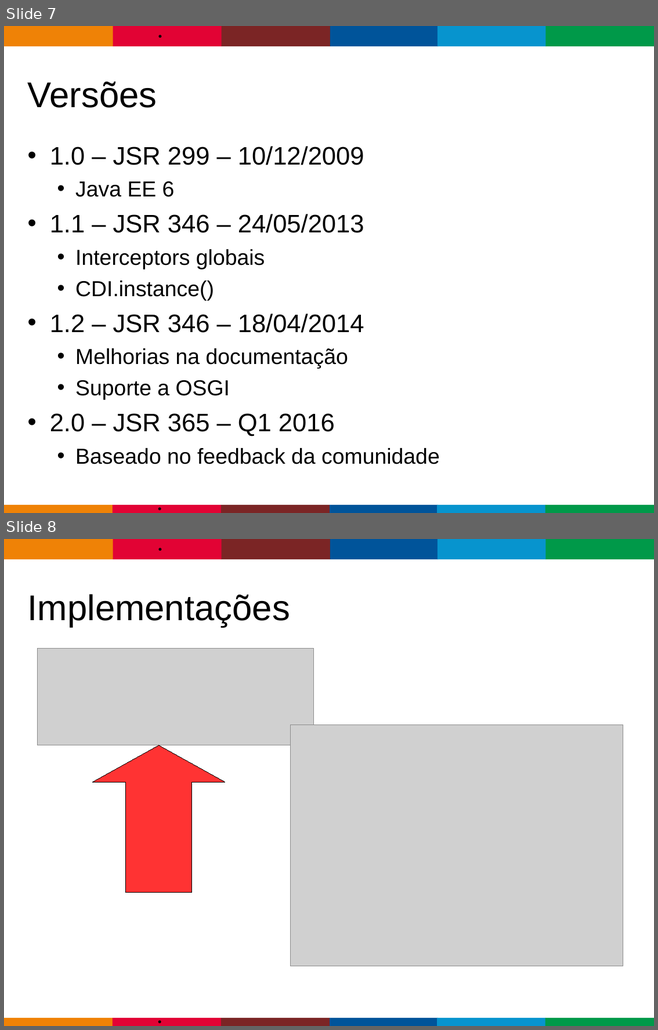
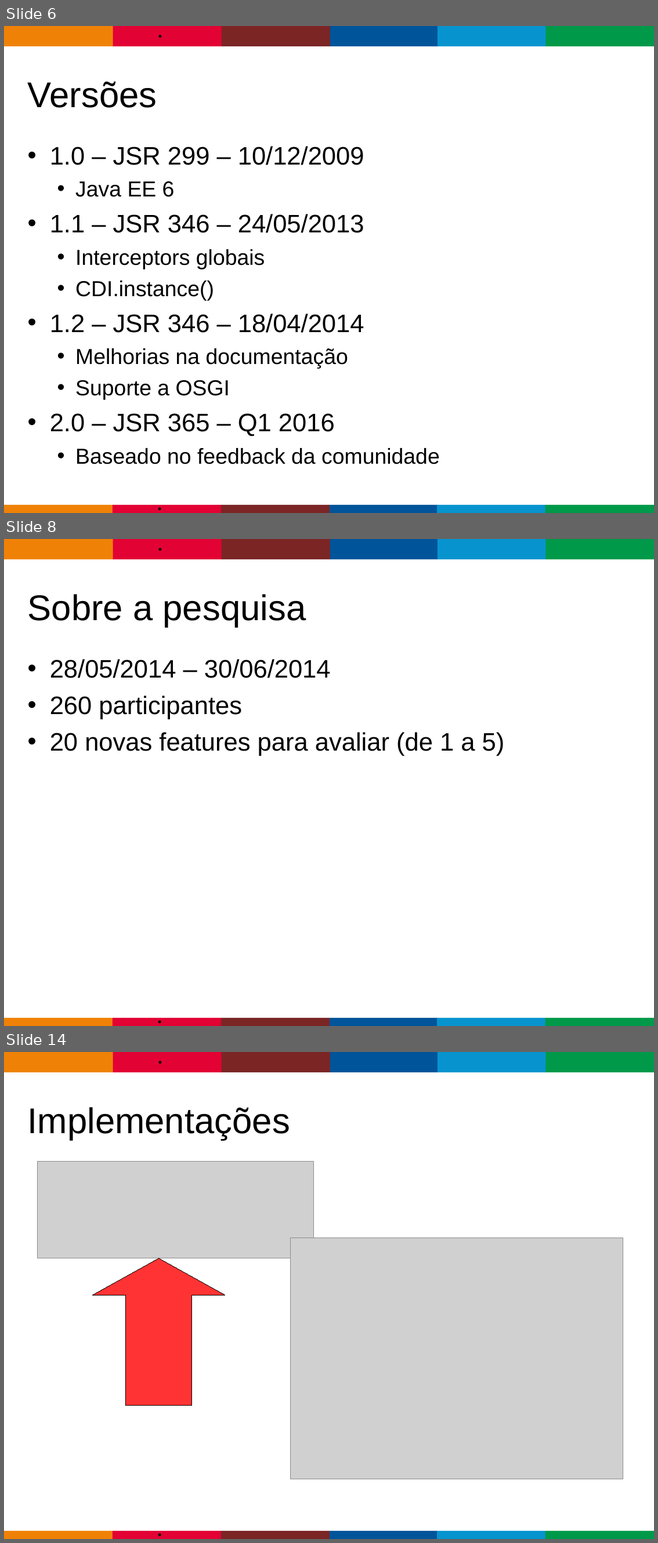
Before and after one commit to gastaldi/talks, a slide deck: CDI/TDC2015/TDC_2015-CDI-2.0.odp. Shown one above the other, each under a label of ours: slides 7 and 8 before the commit, slides 6, 8 and 14 after it; the slides between them are not shown. The pictures are 658x1030 and 658x1543 pixels, drawn with LibreOffice and Linux fonts; fonts in the diff are those of the drawing; grey boxes stand for pictures; background and template pictures are left out. Boxes give left, top, right and bottom in pixels: in the first picture for what was removed or moved away, otherwise in the second. Text is boxed around its words. In the diff, an @@ line names an element or a change of style, - is before the commit and + after.

```diff
--- a/CDI/TDC2015/TDC_2015-CDI-2.0.odp
+++ b/CDI/TDC2015/TDC_2015-CDI-2.0.odp
@@ slide 8 added at (4,539,654,1026), background #FFFFFF; not listed: 13 template elements that a slide beside it also shows @@
@@ title added at (28,594,306,627), 43.7 pt, text #000000 @@
+Sobre a pesquisa
@@ text added at (50,659,505,756), 30.9 pt, text #000000 @@
+• 28/05/2014 – 30/06/2014
+• 260 participantes
+• 20 novas features para avaliar (de 1 a 5)
@@ what was slide 7 is now slide 6 @@
@@ what was slide 8 is now slide 14 @@
```
Also in this commit, not shown: 5 slides changed, 9 other slides added, 4 slides removed.
